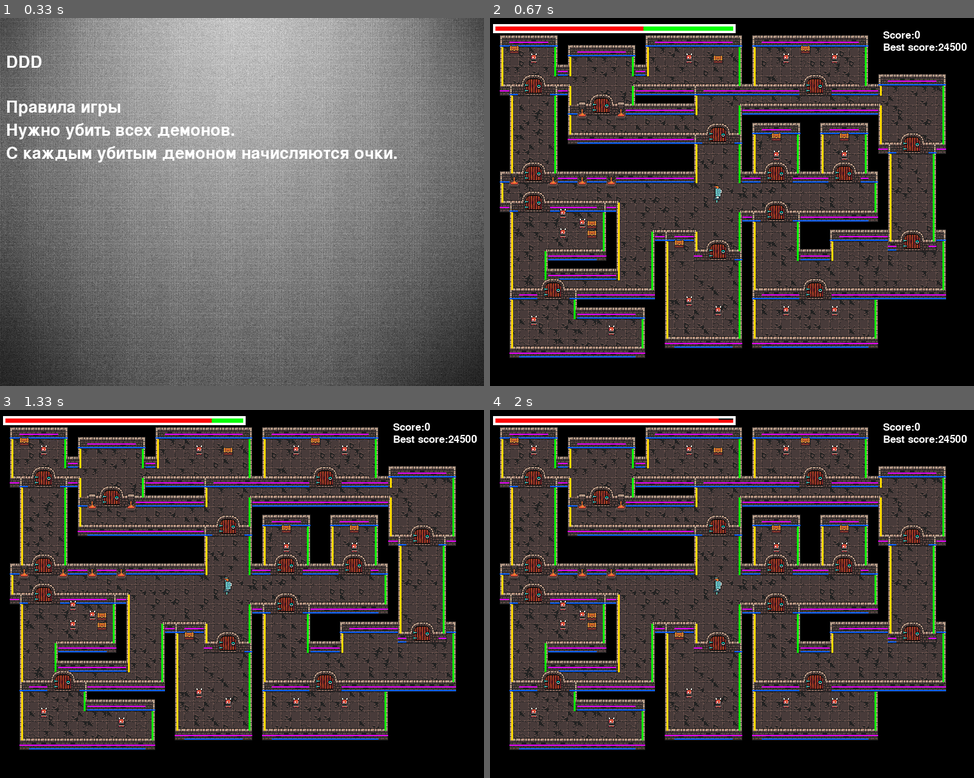
Above: before the commit, frames 1-4 (two rows, left to right).
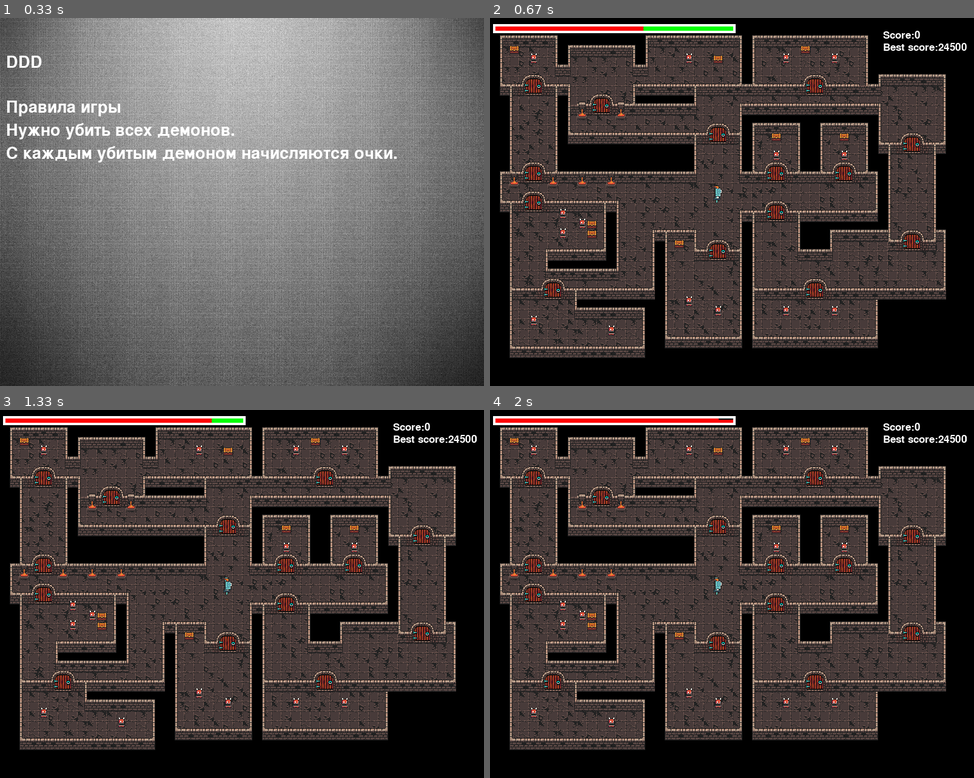
Above: after the commit, the same moments.

Repository: Klef99/yandexlyceum-pygame
Game: pygame game, started from main.py
The game is run twice, just before and just after one commit, with the same random seed, the same clock (stepped at 60 frames per second) and the same inputs.
Inputs:
- Up to frame 1 (0.33 s): no input
- Up to frame 2 (0.67 s): hold Up from 0.33 s (still down)
- Up to frame 3 (1.33 s): release Up at 0.8 s; hold Down 0.83-1.13 s; hold Up from 1.17 s (still down)
- Up to frame 4 (2 s): release Up at 1.53 s; hold Down 1.57-1.93 s; hold Up from 1.97 s (still down)

Frame 1 is identical in both runs. In frame 2, 5.1% of the frame differs, in the area x 2-95%, y 6-93%; in frame 3, 5.1%; in frame 4, 5.1%.

Commit message:
Empty border

Diff:
--- a/main.py
+++ b/main.py
@@ -119,10 +119,10 @@
 sword = load_image('weapon_anime_sword.png')
 empty_image = load_image('empty.png')
 shadow_checker_image = load_image('border_checker5.png')
-border_floor_top_image = load_image('border_floor_t2.png')
-border_floor_right_image = load_image('border_floor_r2.png')
-border_floor_bottom_image = load_image('border_floor_b2.png')
-border_floor_left_image = load_image('border_floor_l2.png')
+border_floor_top_image = load_image('border_floor_t3.png')
+border_floor_right_image = load_image('border_floor_r3.png')
+border_floor_bottom_image = load_image('border_floor_b3.png')
+border_floor_left_image = load_image('border_floor_l3.png')
 
 tile_width = tile_height = 16
 
@@ -1424,7 +1424,7 @@
             player.stay_on_place()
         player.hit_check()
         screen.fill((0, 0, 0))
-        draw_sprites = [all_sprites, floor_group, door_group, enemy_group, chest_group, player_group,
+        draw_sprites = [all_sprites, floor_group, player_group, enemy_group, chest_group, door_group,
                         wall_inner_top_right_group, wall_inner_top_left_group, wall_side_mid_left_group,
                         wall_side_mid_right_group, wall_corner_left_group, wall_corner_right_group, wall_top_left_group,
                         wall_top_right_group, wall_top_mid_group, wall_inner_top_left_out_group, wall_top_mid_in_group,
@@ -1435,7 +1435,7 @@
                         border_floor_bottom_group, border_floor_left_group]
         for i in draw_sprites:
             i.draw(screen)
-        update_sprites = [all_sprites, floor_group, door_group, player_group, chest_group, enemy_group,
+        update_sprites = [all_sprites, floor_group, player_group, door_group, chest_group, enemy_group,
                           wall_inner_top_right_group, wall_inner_top_left_group, wall_side_mid_left_group,
                           wall_side_mid_right_group, wall_corner_left_group, wall_corner_right_group,
                           wall_top_left_group, wall_top_right_group, wall_top_mid_group, wall_inner_top_left_out_group,
